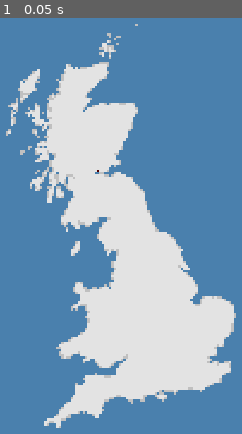
Above: before the commit, frame 1.
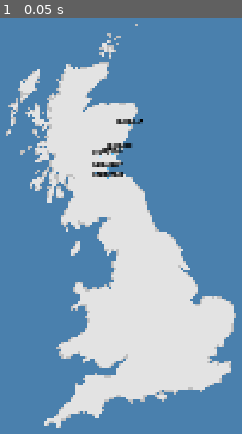
Above: after the commit, the same moment.

Repository: Laifii/Freighter-Manager
Game: Godot game, scene res://Objects/Countries/Uk Map.tscn
The game is run twice, just before and just after one commit, with the same random seed, the same clock (stepped at 60 frames per second) and the same inputs.
Inputs:
- Up to frame 1 (0.05 s): no input

The runs differ from the first frame. In frame 1, 0.7% of the frame differs, in the area x 38-60%, y 24-39%.

Commit message:
Added custom font and added nameplate above stations

Diff:
--- /dev/null
+++ b/GameSettings.gd
@@ -0,0 +1,3 @@
+extends Node
+
+var stationNamesAlwaysVisible = true
--- a/Objects/Countries/Uk Map.tscn
+++ b/Objects/Countries/Uk Map.tscn
@@ -13,15 +13,48 @@
 color = Color(0.2924, 0.50558, 0.68, 1)
 polygon = PackedVector2Array(-2280, -2155, 2507, -2094, 2685, 2104, -2574, 2110)
 
-[node name="Sprite2D" type="Sprite2D" parent="."]
+[node name="GB" type="Sprite2D" parent="."]
 texture = ExtResource("1_6vnro")
 
-[node name="Sprite2D" type="Sprite2D" parent="Sprite2D"]
+[node name="Names" type="Sprite2D" parent="GB"]
 visible = false
 texture = ExtResource("2_our83")
 
 [node name="Stations" type="Node2D" parent="."]
 
-[node name="Station" parent="Stations" instance=ExtResource("4_wnami")]
-modulate = Color(1, 0, 0, 1)
-position = Vector2(-56, -135)
+[node name="Dundee" parent="Stations" instance=ExtResource("4_wnami")]
+position = Vector2(-21, -177)
+stationName = "Dundee"
+stationSize = 0
+stationOwner = 1
+connections = [NodePath("../Arbroath"), NodePath("../Perth"), NodePath("../Aberdeen")]
+
+[node name="Arbroath" parent="Stations" instance=ExtResource("4_wnami")]
+position = Vector2(-1, -188)
+stationName = "Arbroath"
+stationSize = 0
+connections = [NodePath("../Dundee")]
+
+[node name="Aberdeen" parent="Stations" instance=ExtResource("4_wnami")]
+position = Vector2(22, -245)
+stationName = "Aberdeen"
+stationSize = 0
+connections = [NodePath("../Dundee")]
+
+[node name="Perth" parent="Stations" instance=ExtResource("4_wnami")]
+position = Vector2(-48, -169)
+stationName = "Perth"
+stationSize = 0
+connections = [NodePath("../Dundee")]
+
+[node name="Edinburgh" parent="Stations" instance=ExtResource("4_wnami")]
+position = Vector2(-32, -119)
+stationName = "Edinburgh"
+stationSize = 2
+connections = [NodePath("../Kirkcaldy")]
+
+[node name="Kirkcaldy" parent="Stations" instance=ExtResource("4_wnami")]
+position = Vector2(-31, -142)
+stationName = "Kirkcaldy"
+stationSize = 0
+connections = [NodePath("../Edinburgh"), NodePath("../Dundee")]
--- a/Objects/Station.tscn
+++ b/Objects/Station.tscn
@@ -1,6 +1,7 @@
-[gd_scene load_steps=4 format=3 uid="uid://co0y23pb2rril"]
+[gd_scene load_steps=7 format=3 uid="uid://co0y23pb2rril"]
 
 [ext_resource type="Script" uid="uid://bm0d4yv4cl8q3" path="res://Station.gd" id="1_hsegu"]
+[ext_resource type="FontFile" uid="uid://c3kpo7ovh8rqi" path="res://dogicabold.ttf" id="2_mn7t0"]
 
 [sub_resource type="Gradient" id="Gradient_hsegu"]
 colors = PackedColorArray(1, 1, 1, 1, 0.331534, 0.724469, 0.942315, 1)
@@ -12,9 +13,40 @@
 fill = 2
 fill_from = Vector2(0.5, 0.495495)
 
+[sub_resource type="LabelSettings" id="LabelSettings_hsegu"]
+font = ExtResource("2_mn7t0")
+font_size = 8
+font_color = Color(0, 0, 0, 1)
+shadow_size = 0
+
+[sub_resource type="CircleShape2D" id="CircleShape2D_hsegu"]
+radius = 44.0114
+
 [node name="Station" type="Node2D"]
 script = ExtResource("1_hsegu")
 stationOwner = 0
 
 [node name="Sprite2D" type="Sprite2D" parent="."]
 texture = SubResource("GradientTexture2D_mn7t0")
+
+[node name="Nameplate" type="Label" parent="Sprite2D"]
+z_index = 100
+offset_left = -58.0
+offset_top = -14.0
+offset_right = 58.0
+offset_bottom = 2.0
+text = "test test test"
+label_settings = SubResource("LabelSettings_hsegu")
+horizontal_alignment = 1
+vertical_alignment = 1
+autowrap_trim_flags = 0
+uppercase = true
+
+[node name="Area2D" type="Area2D" parent="."]
+
+[node name="CollisionShape2D" type="CollisionShape2D" parent="Area2D"]
+visible = false
+shape = SubResource("CircleShape2D_hsegu")
+
+[connection signal="mouse_entered" from="Area2D" to="." method="_on_area_2d_mouse_entered"]
+[connection signal="mouse_exited" from="Area2D" to="." method="_on_area_2d_mouse_exited"]
--- a/Station.gd
+++ b/Station.gd
@@ -5,6 +5,7 @@
 @export_enum("Local", "Connector", "Large", "Hub") var stationSize
 @export_enum("None", "Player", "United Rail", "Birmingham Express", "Scottish Rail", "London Freighters") var stationOwner
 @export var connections: Array
+@onready var nameplate = $Sprite2D/Nameplate
 
 var stationValue # value = 500000 * (connections.size() / 2) * company multiplier
 var notInContract = true
@@ -19,4 +20,17 @@
 }
 
 func _ready():
+	if Settings.stationNamesAlwaysVisible: nameplate.visible = true
 	StationManager.stations.append(self)
+	nameplate.text = stationName
+
+
+func _on_area_2d_mouse_entered():
+	if Settings.stationNamesAlwaysVisible: return
+	nameplate.visible = true
+	print(nameplate.text)
+
+
+func _on_area_2d_mouse_exited():
+	if Settings.stationNamesAlwaysVisible: return
+	nameplate.visible = false
--- a/project.godot
+++ b/project.godot
@@ -18,6 +18,7 @@
 [autoload]
 
 StationManager="*res://StationManager.gd"
+Settings="*res://GameSettings.gd"
 
 [display]
 
@@ -57,3 +58,4 @@
 [rendering]
 
 textures/canvas_textures/default_texture_filter=0
+textures/canvas_textures/default_texture_repeat=1
Not shown, added: GameSettings.gd.uid
Binary file added: dogicabold.ttf
Not shown, added: dogicabold.ttf.import
